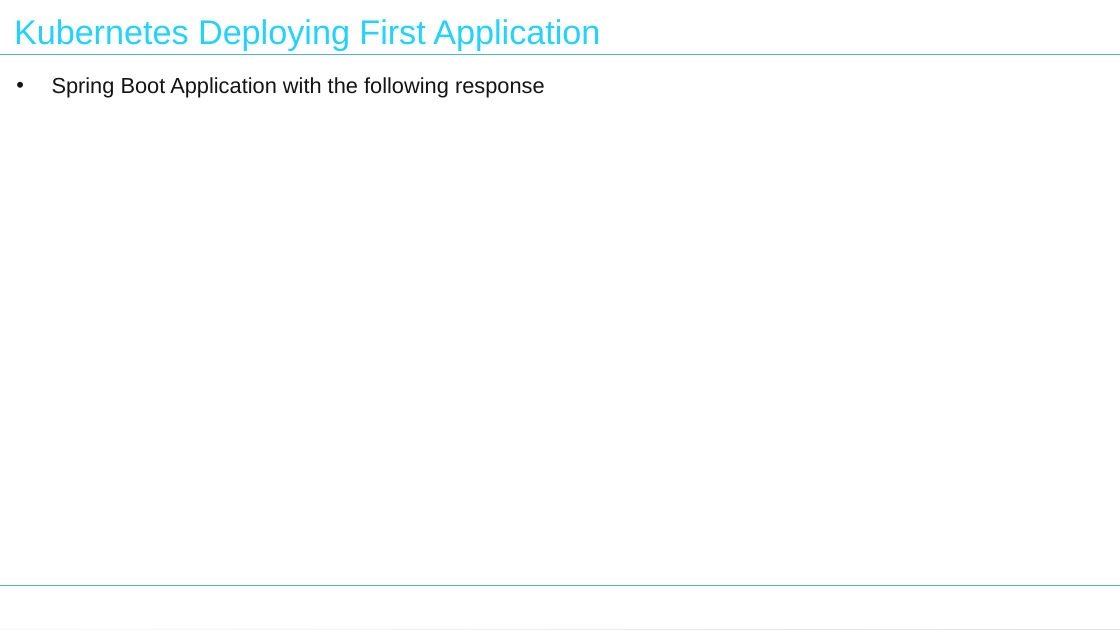
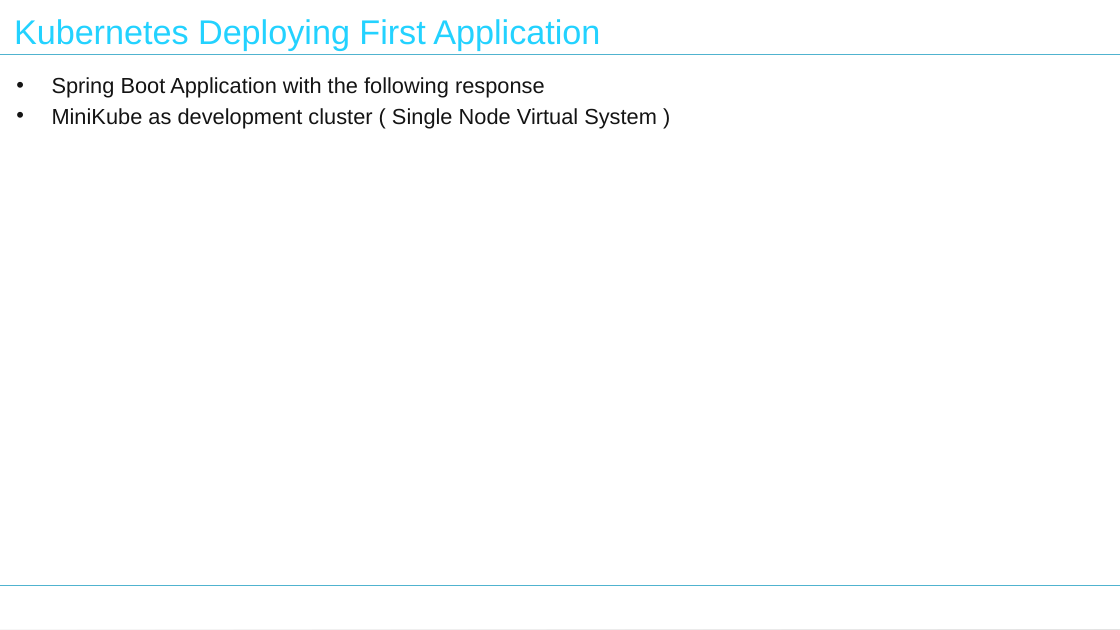
Before and after one commit to nilaybose/minikubedemo, a slide deck: slide 13 of Tech Talk - Kubernetes.pptx (slide 14 before the commit). Drawn at 1120x630 pixels with LibreOffice and Linux fonts; fonts in the diff are those of the drawing. Boxes give left, top, right and bottom in pixels: in the first picture for what was removed or moved away, otherwise in the second. Text is boxed around its words. In the diff, an @@ line names an element or a change of style, - is before the commit and + after.

```diff
--- a/Tech Talk - Kubernetes.pptx
+++ b/Tech Talk - Kubernetes.pptx
@@ text at box(52, 108, 657, 128): paragraph added @@
+• MiniKube as development cluster ( Single Node Virtual System )
```
Also in this commit, not shown: 4 other slides changed, 3 slides added.
